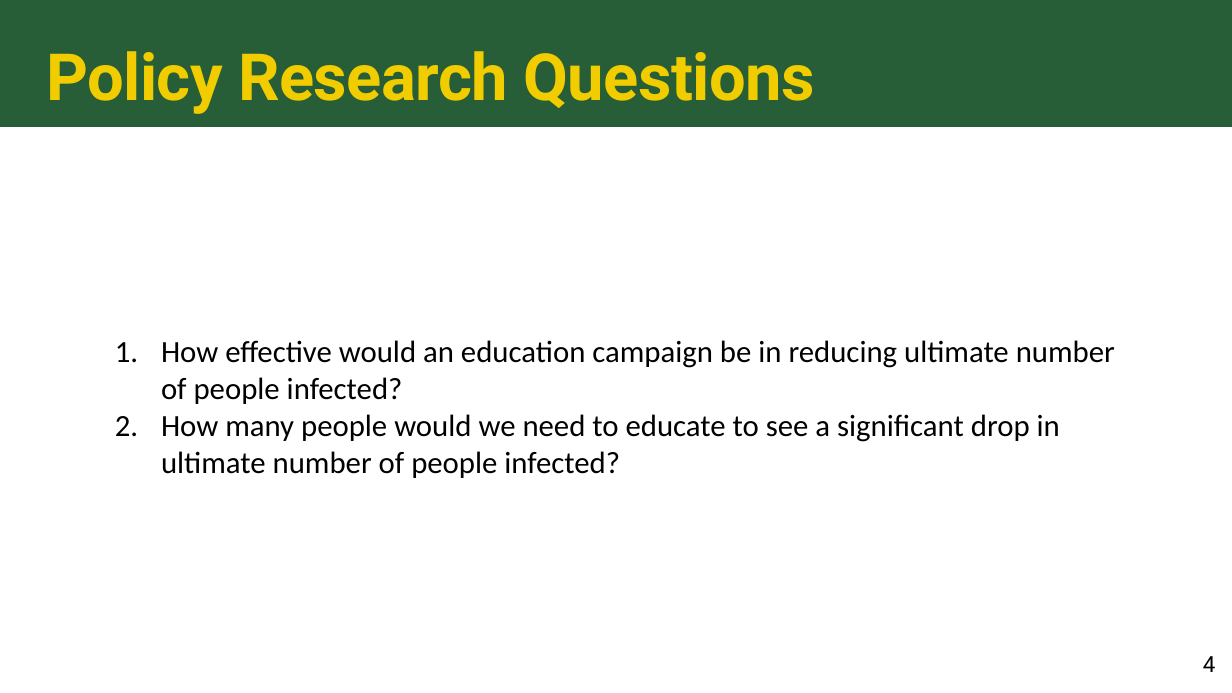
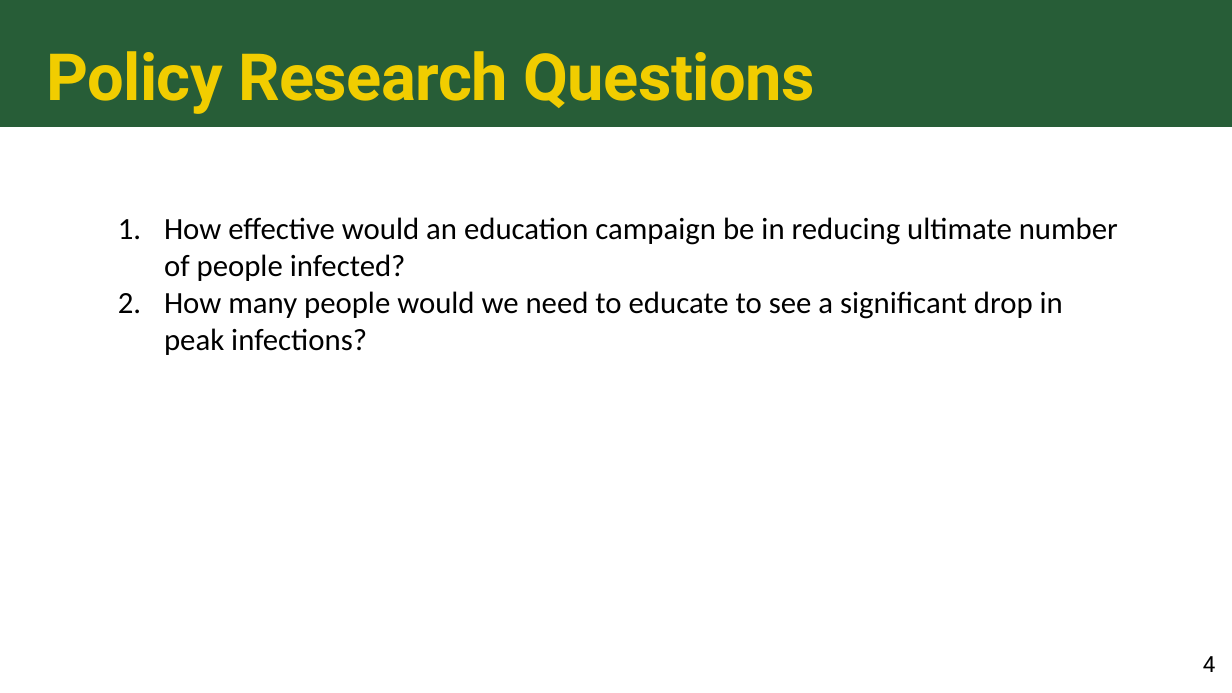
Before and after one commit to colbychristian/mpox_sier, a slide deck: slide 4 of Mpox_education_PPT.pptx. Drawn at 1232x693 pixels with LibreOffice and Linux fonts; fonts in the diff are those of the drawing. Boxes give left, top, right and bottom in pixels: in the first picture for what was removed or moved away, otherwise in the second. Text is boxed around its words. In the diff, an @@ line names an element or a change of style, - is before the commit and + after.

```diff
--- a/Mpox_education_PPT.pptx
+++ b/Mpox_education_PPT.pptx
@@ text "How effective would an education ...": place and size @@
-text "How effective would an education ..." at (161,340,1115,478)
+text "How effective would an education ..." at (164,217,1118,355)
@@ text at (164,291,1063,355): text changed @@
-2. How many people would we need to educate to see a significant drop in ultimate number of people infected?
+2. How many people would we need to educate to see a significant drop in peak infections?
```
Also in this commit, not shown: 9 other slides changed, 6 slides added, 4 slides removed.
